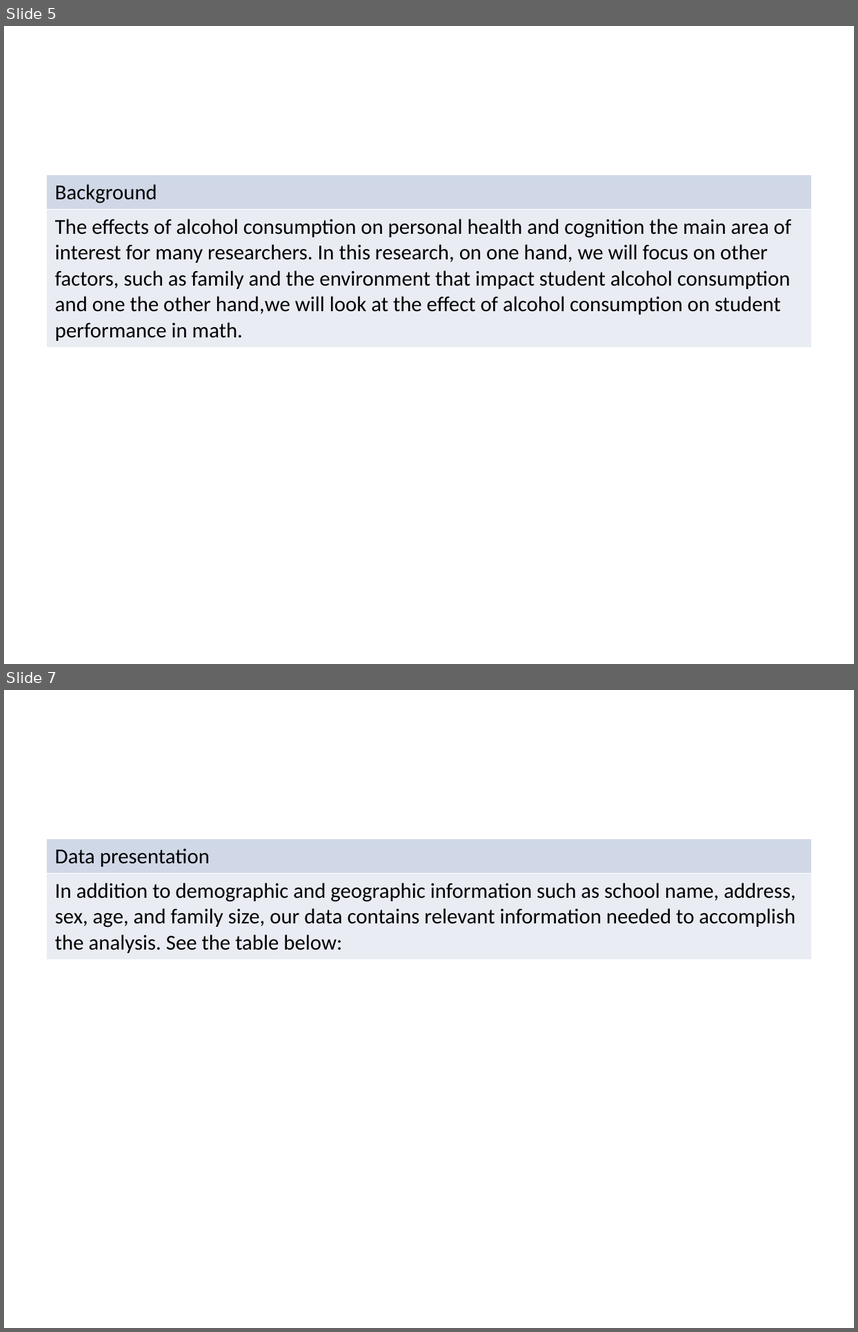
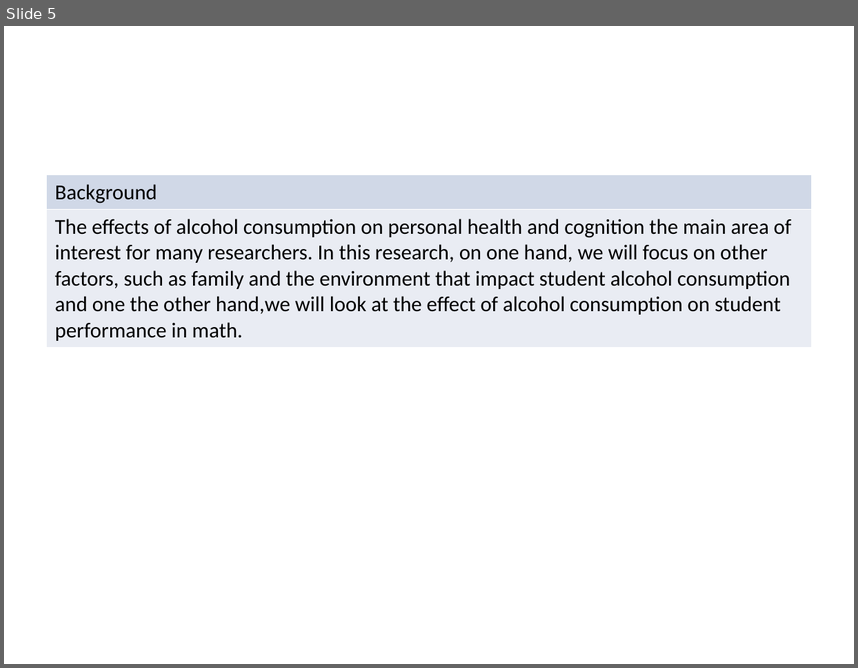
Before and after one commit to STA198F2021/save-the-best-for-last, a slide deck: Powerpoint-presentation.pptx. Shown one above the other, each under a label of ours: slides 5 and 7 before the commit, slide 5 after it; the slides between them are not shown. The pictures are 858x1332 and 858x668 pixels, drawn with LibreOffice and Linux fonts; fonts in the diff are those of the drawing. Boxes give left, top, right and bottom in pixels: in the first picture for what was removed or moved away, otherwise in the second. Text is boxed around its words. In the diff, an @@ line names an element or a change of style, - is before the commit and + after.

```diff
--- a/Powerpoint-presentation.pptx
+++ b/Powerpoint-presentation.pptx
@@ slide 7 removed at box(4, 690, 854, 1328), background #FFFFFF @@
@@ table removed at box(47, 839, 811, 1259), 2 rows, 1 columns @@
-Data presentation
-In addition to demographic and geographic information such as school name, address, sex, age, and family size, our data contains relevant information needed to accomplish the analysis. See the table below:
```
Also in this commit, not shown: 6 slides changed, 22 slides added, 3 other slides removed, 2 other files.
